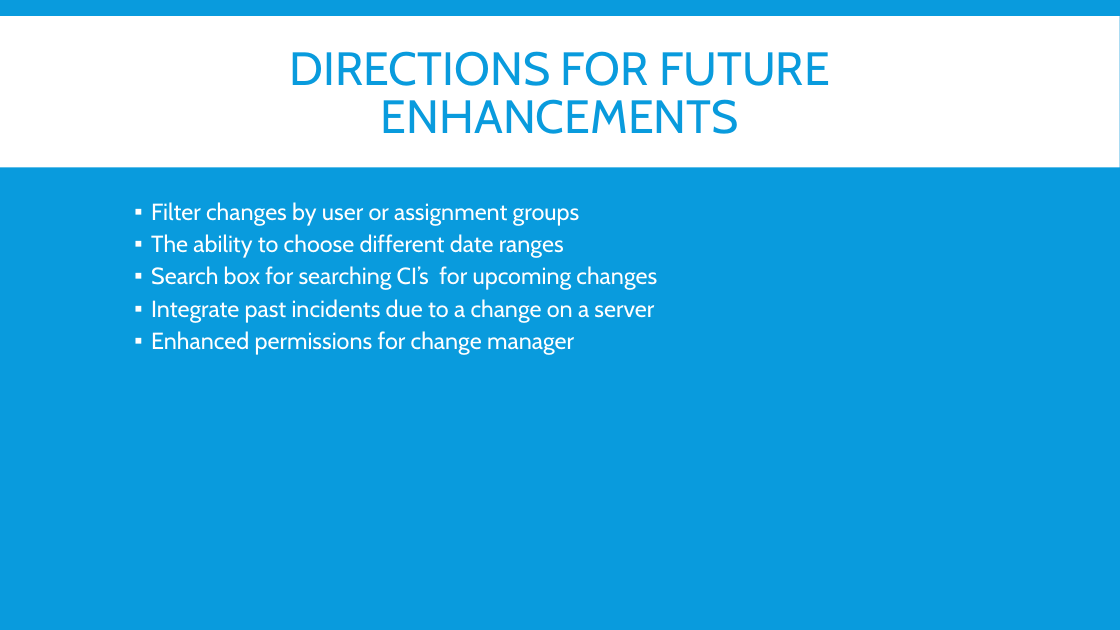
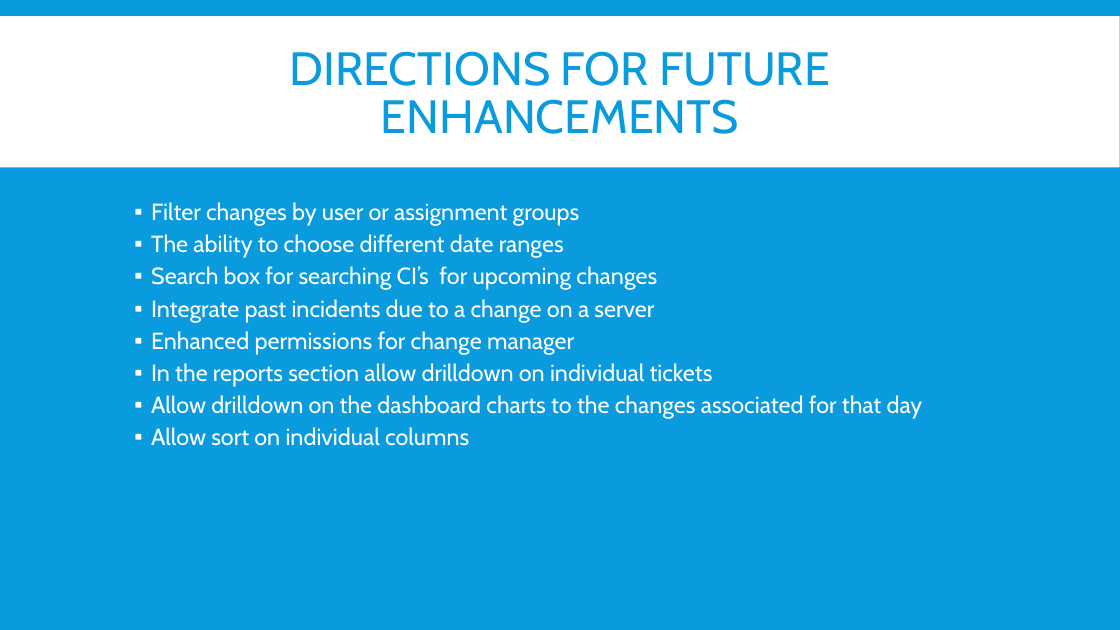
Before and after one commit to gehanstedt/change-forecast, a slide deck: slide 9 of Presentation/Draft Change Forecast Presentation.pptx. Drawn at 1120x630 pixels with LibreOffice and Linux fonts; fonts in the diff are those of the drawing. Boxes give left, top, right and bottom in pixels: in the first picture for what was removed or moved away, otherwise in the second. Text is boxed around its words. In the diff, an @@ line names an element or a change of style, - is before the commit and + after.

```diff
--- a/Presentation/Draft Change Forecast Presentation.pptx
+++ b/Presentation/Draft Change Forecast Presentation.pptx
@@ text at (151, 363, 923, 446): paragraphs added @@
+  ▪ In the reports section allow drilldown on individual tickets
+  ▪ Allow drilldown on the dashboard charts to the changes associated for that day
+  ▪ Allow sort on individual columns
```
Also in this commit, not shown: 8 other slides changed, 1 other file.
